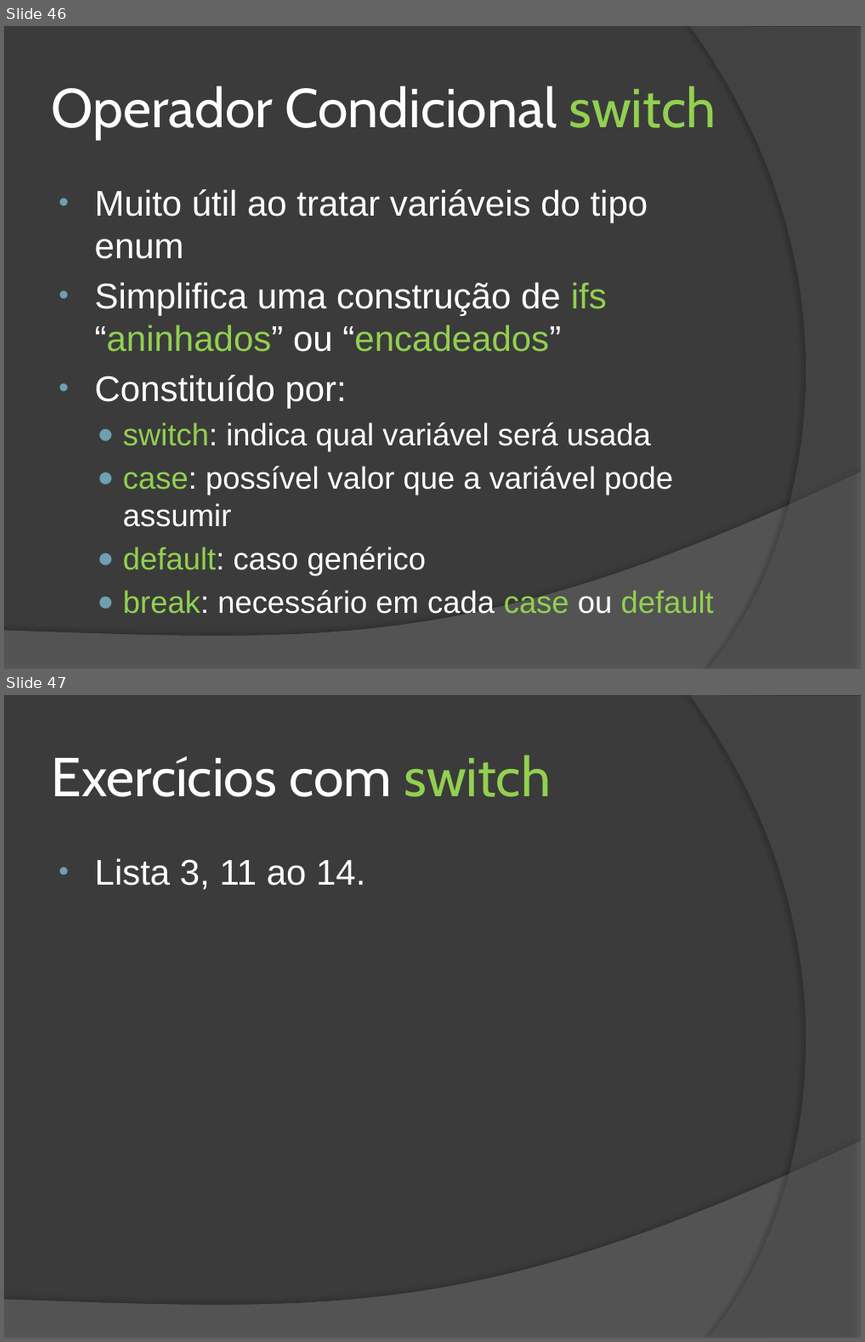
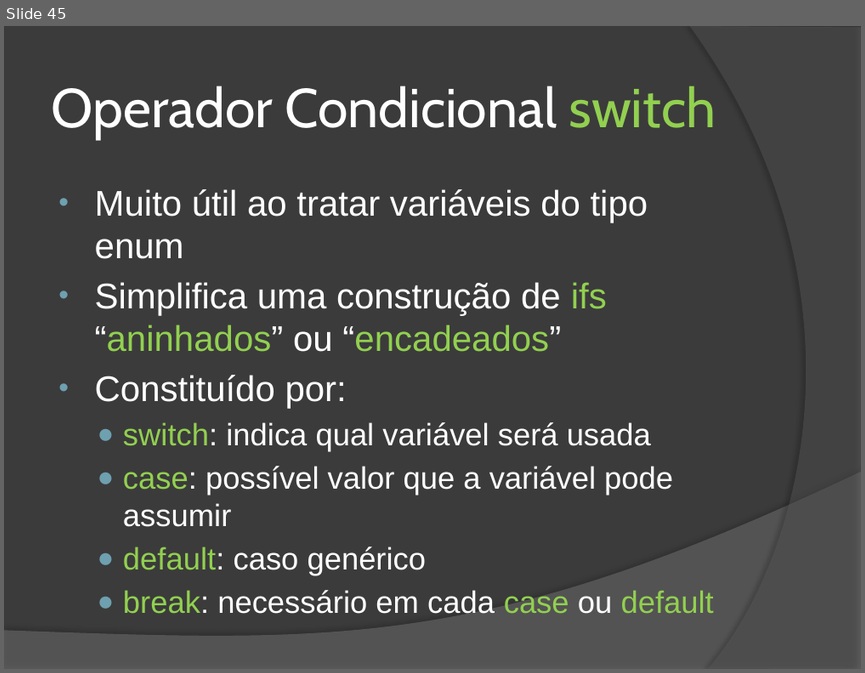
Before and after one commit to wind39/wind39.github.io, a slide deck: curso/modulo1capitulo3.pptx. Shown one above the other, each under a label of ours: slides 46 and 47 before the commit, slide 45 after it. The pictures are 865x1342 and 865x673 pixels, drawn with LibreOffice and Linux fonts; fonts in the diff are those of the drawing. Boxes give left, top, right and bottom in pixels: in the first picture for what was removed or moved away, otherwise in the second. Text is boxed around its words. In the diff, an @@ line names an element or a change of style, - is before the commit and + after.

```diff
--- a/curso/modulo1capitulo3.pptx
+++ b/curso/modulo1capitulo3.pptx
@@ slide 47 removed at <box>4,695,861,1338</box>, background #3B3B3B; not listed: 2 template elements that a slide beside it also shows @@
@@ title removed at <box>51,755,550,797</box> @@
-Exercícios com switch
@@ text removed at <box>95,858,365,890</box> @@
-• Lista 3, 11 ao 14.
@@ what was slide 46 is now slide 45 @@
```
Also in this commit, not shown: 1 other slide removed, 11 other files.
